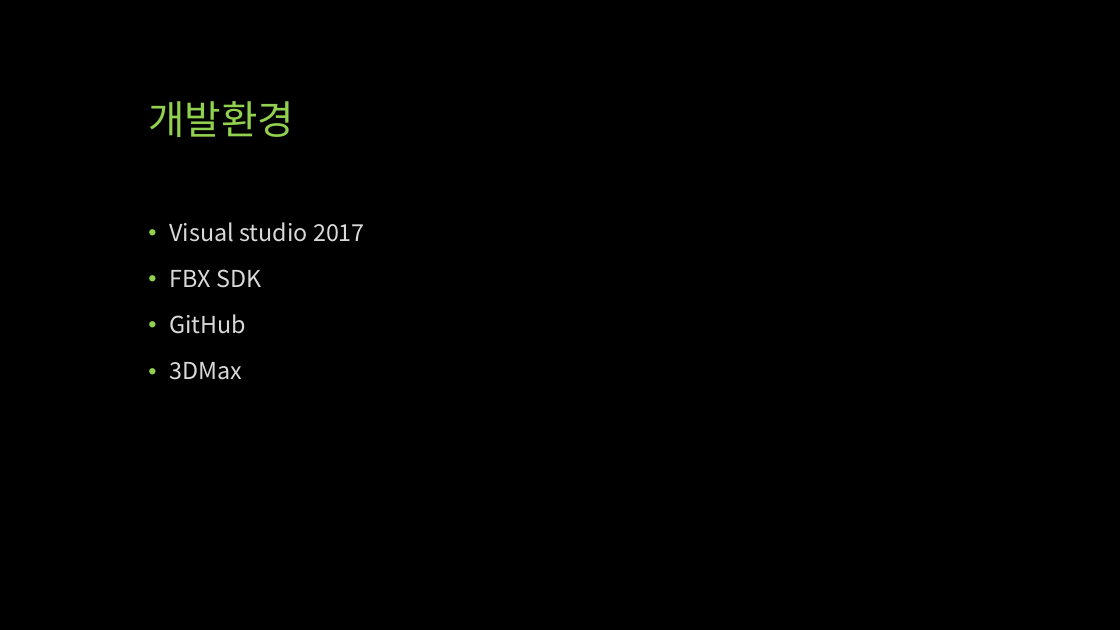
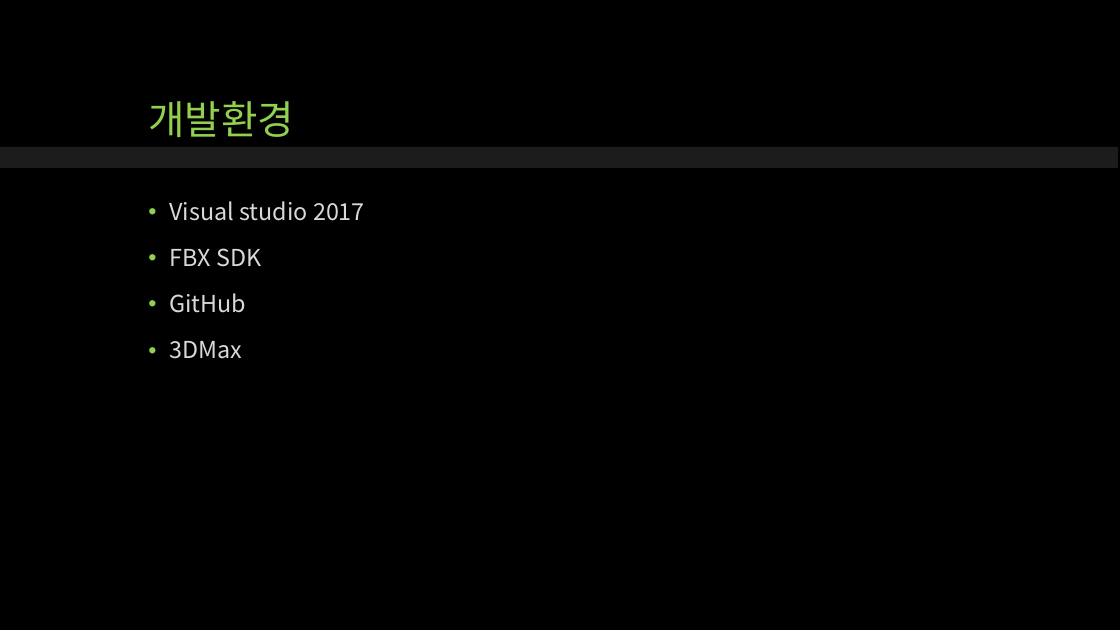
Before and after one commit to qwert830/SP, a slide deck: slide 12 of 기획/UTB (Unknown Team Battle).pptx (slide 11 before the commit). Drawn at 1120x630 pixels with LibreOffice and Linux fonts; fonts in the diff are those of the drawing. Boxes give left, top, right and bottom in pixels: in the first picture for what was removed or moved away, otherwise in the second. Text is boxed around its words. In the diff, an @@ line names an element or a change of style, - is before the commit and + after.

```diff
--- a/기획/UTB (Unknown Team Battle).pptx
+++ b/기획/UTB (Unknown Team Battle).pptx
@@ rectangle added at [0, 147, 1118, 168], fill #262626 at 75% opacity @@
@@ text "Visual studio 2017": place and size @@
-text "Visual studio 2017" at [169, 222, 365, 380]
+text "Visual studio 2017" at [169, 201, 365, 359]
```
Also in this commit, not shown: 12 other slides changed, 1 slide added, 1 slide removed.
